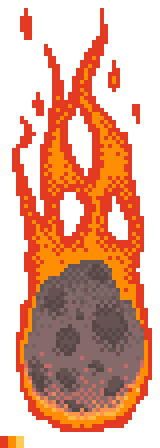
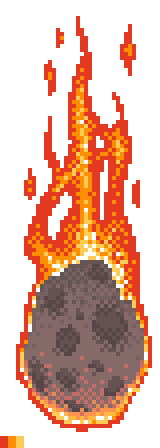
The second 160x448 image is a revision of the first. Changes to its layers:
hid group "Group 3" (4 layers) over (x1=12, y1=8, x2=152, y2=432)
painted on "Layer 12" over (x1=24, y1=20, x2=140, y2=112)
showed group "Group 2" (5 layers) over (x1=16, y1=16, x2=152, y2=432)
